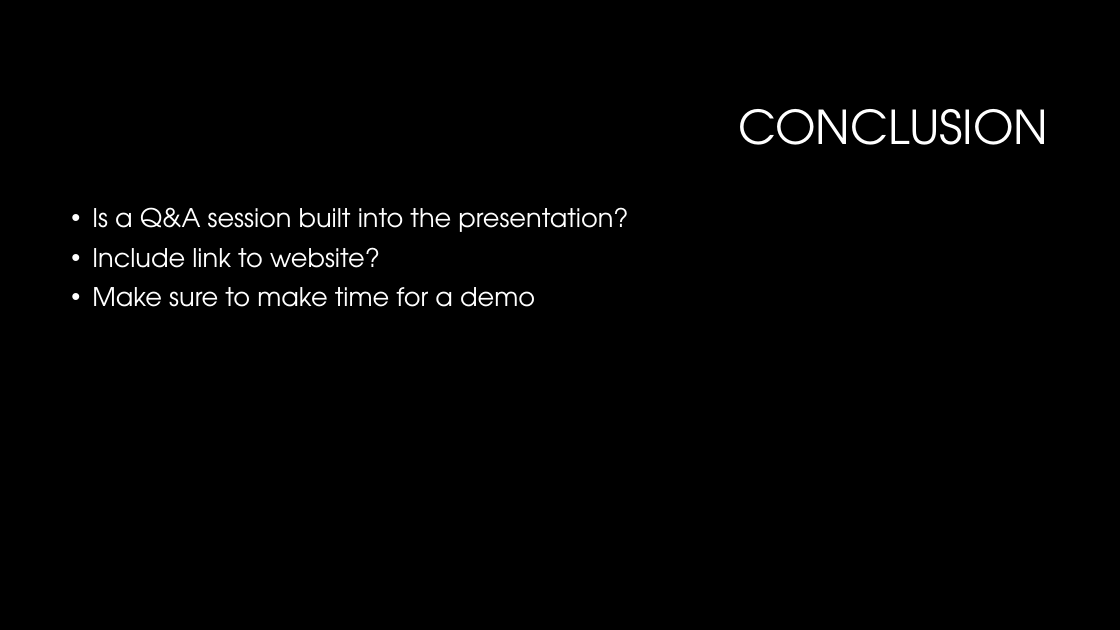
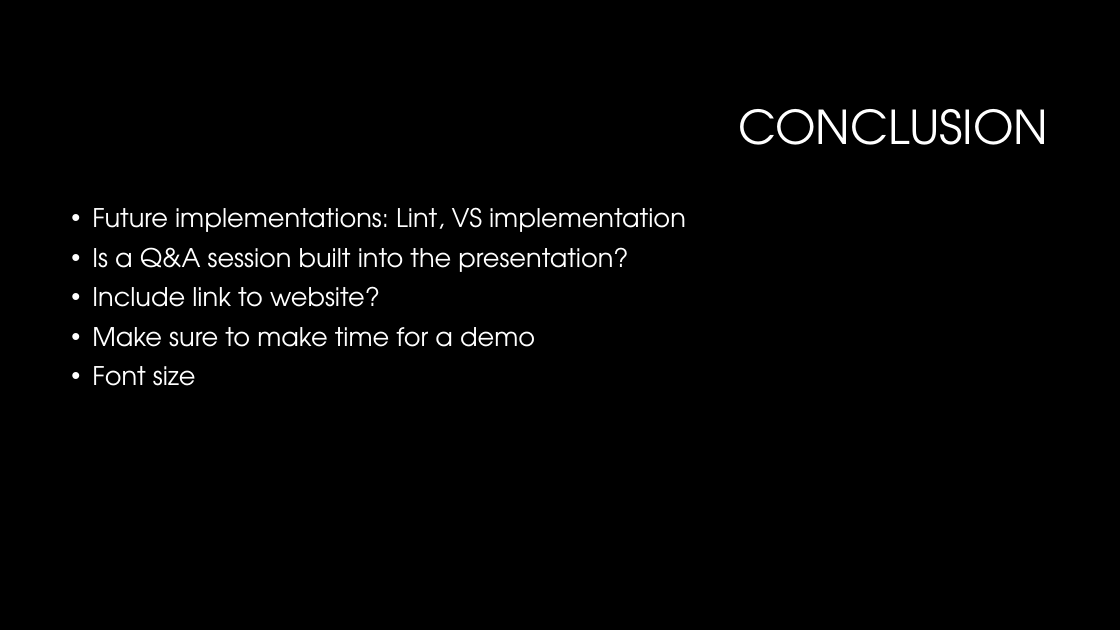
Before and after one commit to rtedeschi/CASP, a slide deck: slide 13 of Weekly Updates/Final Presentation/CASP Final.pptx (slide 15 before the commit). Drawn at 1120x630 pixels with LibreOffice and Linux fonts; fonts in the diff are those of the drawing; background and template pictures are left out. Boxes give left, top, right and bottom in pixels: in the first picture for what was removed or moved away, otherwise in the second. Text is boxed around its words. In the diff, an @@ line names an element or a change of style, - is before the commit and + after.

```diff
--- a/Weekly Updates/Final Presentation/CASP Final.pptx
+++ b/Weekly Updates/Final Presentation/CASP Final.pptx
@@ text at [92,207,686,232]: paragraph added @@
+• Future implementations: Lint, VS implementation
@@ text at [92,366,196,386]: paragraph added @@
+• Font size
```
Also in this commit, not shown: 3 other slides changed, 2 slides removed, 18 other files.
